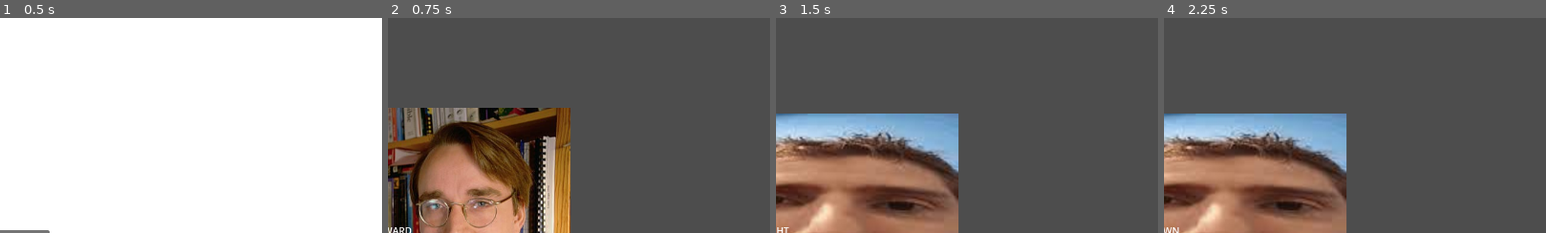
Above: before the commit, frames 1-4 (left to right).
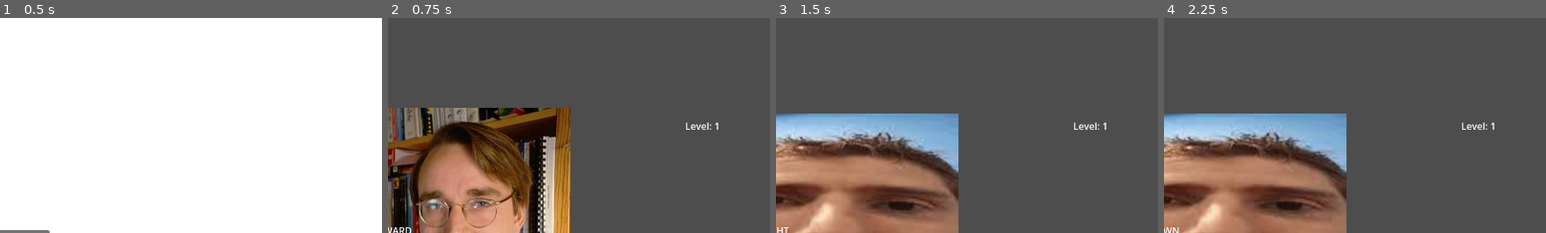
Above: after the commit, the same moments.

Repository: StudioStrainje/GameJam26-Timeout1
Game: Godot game, scene res://scenes/mainmenu.tscn
Same seed, same stepped clock (60 frames per second), same inputs: the game is played once before the commit and once after it.
Inputs:
- Up to frame 1 (0.5 s): no input
- Up to frame 2 (0.75 s): click "Start" at 0.5 s
- Up to frame 3 (1.5 s): tap Enter at 1.25 s; hold D (right) from 1.28 s (still down)
- Up to frame 4 (2.25 s): tap Space at 2 s; release D (right) at 2.03 s; hold S (down) from 2.03 s (still down)
The pictures show only the part of the screen within x 50-100%, y 1-51%; the shares and areas given below are measured in that part.

Frame 1 is identical in both runs. In frame 2, 0.1% of the frame differs, in the area x 78-87%, y 48-52%; in frame 3, 0.1%; in frame 4, 0.1%.

Commit message:
feat: working levels yay

Diff:
--- a/scenes/game.tscn
+++ b/scenes/game.tscn
@@ -27,6 +27,13 @@
 [node name="DownView" parent="." unique_id=1131090437 instance=ExtResource("6_0tnpc")]
 unique_name_in_owner = true
 
+[node name="Label" type="Label" parent="." unique_id=730867815]
+unique_name_in_owner = true
+offset_left = 498.0
+offset_top = -186.0
+offset_right = 538.0
+offset_bottom = -163.0
+
 [connection signal="level_changed" from="." to="ForwardView" method="_on_game_level_changed"]
 [connection signal="level_changed" from="." to="LeftView" method="_on_game_level_changed"]
 [connection signal="level_changed" from="." to="RightView" method="_on_game_level_changed"]
--- a/scripts/down_view.gd
+++ b/scripts/down_view.gd
@@ -6,7 +6,7 @@
 @onready var status: Label = $Status
 
 var pps: float = 17.5 * 3
-var completed = false
+var is_pasting: bool = false
 
 var this_view
 
@@ -17,9 +17,7 @@
 	status.text = "0"
 
 func _process(delta: float) -> void:
-	print("Down completed: ", str(completed))
-
-	if completed:
+	if is_pasting:
 		return
 
 	if game.get_current_view() != this_view or game.copied_count == 0:
@@ -27,19 +25,25 @@
 
 	if Input.is_action_pressed("paste"):
 		progress_bar.value += pps * delta
-	if progress_bar.value == 100:
-		completed = true
-		game.copied_count -= 1
-		game.pasted_count += 1
-		status.text = str(game.pasted_count)
-		await get_tree().create_timer(.25).timeout
-		progress_bar.value = 0
-		completed = false
-		if game.pasted_count == len(game.cheating_views):
-			status.text = "0"
-			game.level_finished()
 
+	if progress_bar.value >= 100:
+		_complete_paste()
+
+func _complete_paste() -> void:
+	is_pasting = true
+	game.copied_count -= 1
+	game.pasted_count += 1
+	status.text = str(game.pasted_count)
+	await get_tree().create_timer(0.25).timeout
+
+	if game.pasted_count == len(game.cheating_views):
+		status.text = "0"
+		game.level_finished()
+
+	progress_bar.value = 0
+	is_pasting = false
 
 func _on_game_level_changed() -> void:
-	print("down level changed")
 	progress_bar.value = 0
+	is_pasting = false
+	status.text = str(game.pasted_count)
--- a/scripts/forward_view.gd
+++ b/scripts/forward_view.gd
@@ -43,3 +43,4 @@
 
 func _on_game_level_changed() -> void:
 	progress_bar.value = 0
+	completed = false
--- a/scripts/game.gd
+++ b/scripts/game.gd
@@ -7,6 +7,7 @@
 @onready var up_view: Node2D = %UpView
 @onready var left_view: Node2D = %LeftView
 @onready var right_view: Node2D = %RightView
+@onready var level_label: Label = %Label
 
 var views: Array[Node2D]
 var cheating_views: Array[VIEW]
@@ -46,21 +47,20 @@
 	else:
 		for i in range(3):
 			cheating_views.append(gen_random_not_in_list(1, len(VIEW)-1, cheating_views))
-	print(cheating_views)
+
 
 func level_finished():
-	print("level " + str(level) + " finished")
 	level += 1
 	generate_new_level()
 	pasted_count = 0
 	copied_count = 0
-	print("starting level " + str(level))
-	await get_tree().create_timer(.25).timeout
 	level_changed.emit()
+	level_label.text = "Level: " + str(level)
 
 func _ready() -> void:
 	views = [down_view, forward_view, up_view, left_view, right_view]
 	generate_new_level()
+	level_label.text = "Level: " + str(level)
 
 func check_views():
 	if Input.is_action_just_pressed("up"):
--- a/scripts/left_view.gd
+++ b/scripts/left_view.gd
@@ -27,7 +27,7 @@
 			else:
 				if progress_bar.value < 100:
 					progress_bar.value -= dementia_pps * delta
-			if progress_bar.value == 100 and not completed:
+			if progress_bar.value >= 100 and not completed:
 				game.copied_count += 1
 				completed = true
 
@@ -41,3 +41,4 @@
 
 func _on_game_level_changed() -> void:
 	progress_bar.value = 0
+	completed = false
--- a/scripts/right_view.gd
+++ b/scripts/right_view.gd
@@ -27,7 +27,7 @@
 			else:
 				if progress_bar.value < 100:
 					progress_bar.value -= dementia_pps * delta
-			if progress_bar.value == 100 and not completed:
+			if progress_bar.value >= 100 and not completed:
 				game.copied_count += 1
 				completed = true
 
@@ -41,3 +41,4 @@
 
 func _on_game_level_changed() -> void:
 	progress_bar.value = 0
+	completed = false
--- a/scripts/up_view.gd
+++ b/scripts/up_view.gd
@@ -27,7 +27,7 @@
 			else:
 				if progress_bar.value < 100:
 					progress_bar.value -= dementia_pps * delta
-			if progress_bar.value == 100 and not completed:
+			if progress_bar.value >= 100 and not completed:
 				game.copied_count += 1
 				completed = true
 
@@ -41,3 +41,4 @@
 
 func _on_game_level_changed() -> void:
 	progress_bar.value = 0
+	completed = false
